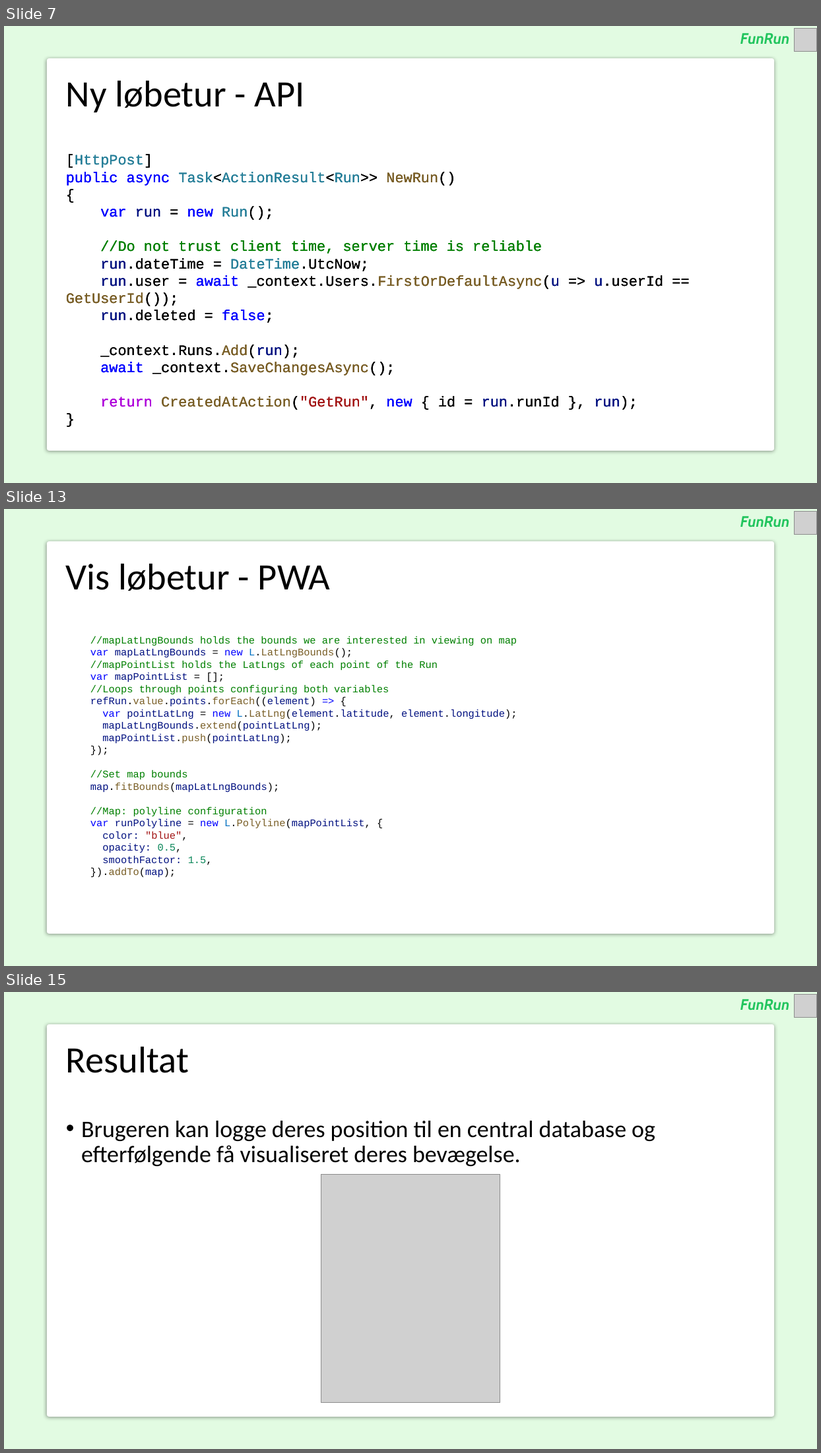
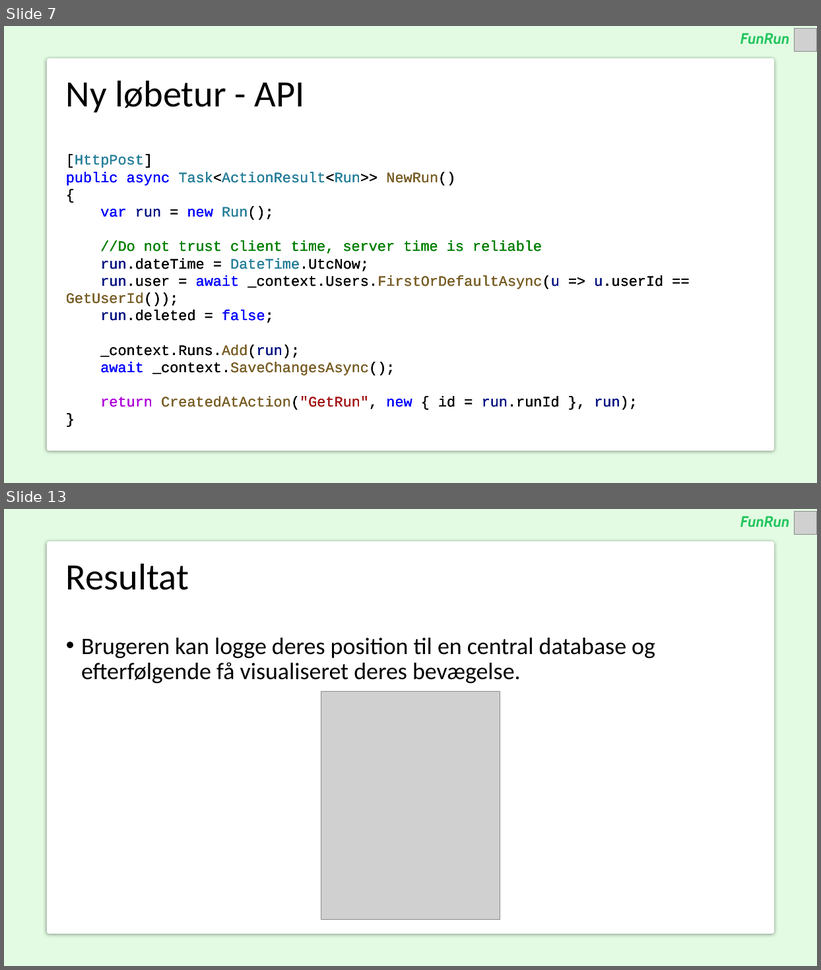
Before and after one commit to Graesholt/Svendeproeve, a slide deck: Fremlæggelse.pptx. Shown one above the other, each under a label of ours: slides 7, 13 and 15 before the commit, slides 7 and 13 after it; the slides between them are not shown. The pictures are 821x1453 and 821x970 pixels, drawn with LibreOffice and Linux fonts; fonts in the diff are those of the drawing; grey boxes stand for pictures. Boxes give left, top, right and bottom in pixels: in the first picture for what was removed or moved away, otherwise in the second. Text is boxed around its words. In the diff, an @@ line names an element or a change of style, - is before the commit and + after.

```diff
--- a/Fremlæggelse.pptx
+++ b/Fremlæggelse.pptx
@@ slide 13 removed at [4,509,817,966], background #E2FBE2 @@
@@ text removed at [741,516,790,527] @@
-FunRun
@@ picture removed at [794,512,817,535] @@
@@ rounded rectangle removed at [47,541,774,934] @@
@@ title removed at [66,563,330,591] @@
-Vis løbetur - PWA
@@ text removed at [90,636,517,878] @@
-//mapLatLngBounds holds the bounds we are interested in viewing on map
-var mapLatLngBounds = new L.LatLngBounds();
-//mapPointList holds the LatLngs of each point of the Run
-var mapPointList = [];
-//Loops through points configuring both variables
-refRun.value.points.forEach((element) => {
-var pointLatLng = new L.LatLng(element.latitude, element.longitude);
-mapLatLngBounds.extend(pointLatLng);
-mapPointList.push(pointLatLng);
-});
-//Set map bounds
-map.fitBounds(mapLatLngBounds);
-//Map: polyline configuration
-var runPolyline = new L.Polyline(mapPointList, {
-color: "blue",
-opacity: 0.5,
-smoothFactor: 1.5,
-}).addTo(map);
@@ what was slide 15 is now slide 13 @@
```
Also in this commit, not shown: 8 slides changed, 1 other slide removed, 8 other files.
